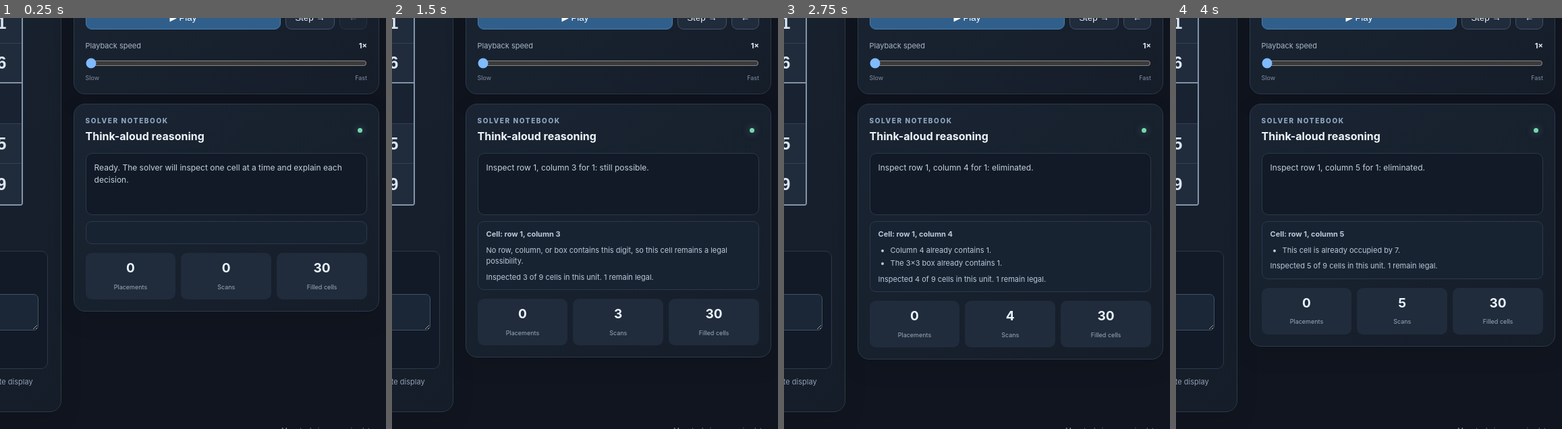
Above: before the commit, frames 1-4 (left to right).
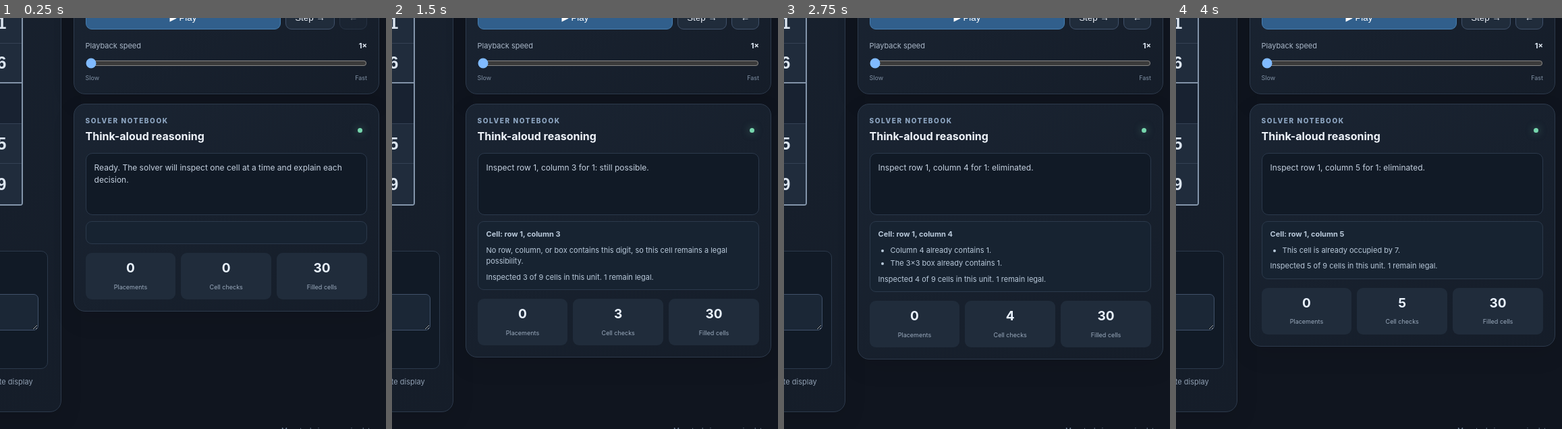
Above: after the commit, the same moments.

Repository: emac75camera/Sudoku-Visualizer
Game: browser game, page index.html
The game is run twice, just before and just after one commit, with the same random seed, the same clock (stepped at 60 frames per second) and the same inputs.
Inputs:
- Up to frame 1 (0.25 s): no input
- Up to frame 2 (1.5 s): click "▶ Play" at 0.27 s; hold Right from 1.03 s (still down); tap Space at 1.1 s
- Up to frame 3 (2.75 s): release Right at 1.53 s; hold Left 1.58-2.15 s; tap Space at 1.6, 2.1, 2.6 s; hold Right from 2.2 s (still down)
- Up to frame 4 (4 s): release Right at 2.87 s; hold Left 2.92-3.35 s; tap Space at 3.1, 3.6 s; click "▶ Play" at 3.27 s; hold Right 3.4-3.9 s; hold Left from 3.95 s (still down)
The pictures show only the part of the screen within x 50-100%, y 49-99%; the shares and areas given below are measured in that part.

The runs differ from the first frame. In frame 1, less than 0.1% of the frame differs, in the area x 54-63%, y 64-67%; in frame 2, less than 0.1%; in frame 3, less than 0.1%; in frame 4, less than 0.1%.

Commit message:
Label cell inspection counter

Diff:
--- a/index.html
+++ b/index.html
@@ -72,7 +72,7 @@
           <div id="reasoning" class="reasoning" aria-live="polite">Each cell is checked against its row, column, and 3×3 box. No future checks are precomputed.</div><div id="reasoningDetails" class="reasoning-details"></div>
           <div class="stats-grid">
             <div><strong id="placements">0</strong><span>Placements</span></div>
-            <div><strong id="scans">0</strong><span>Scans</span></div>
+            <div><strong id="scans">0</strong><span>Cell checks</span></div>
             <div><strong id="filled">30</strong><span>Filled cells</span></div>
           </div>
         </section>
